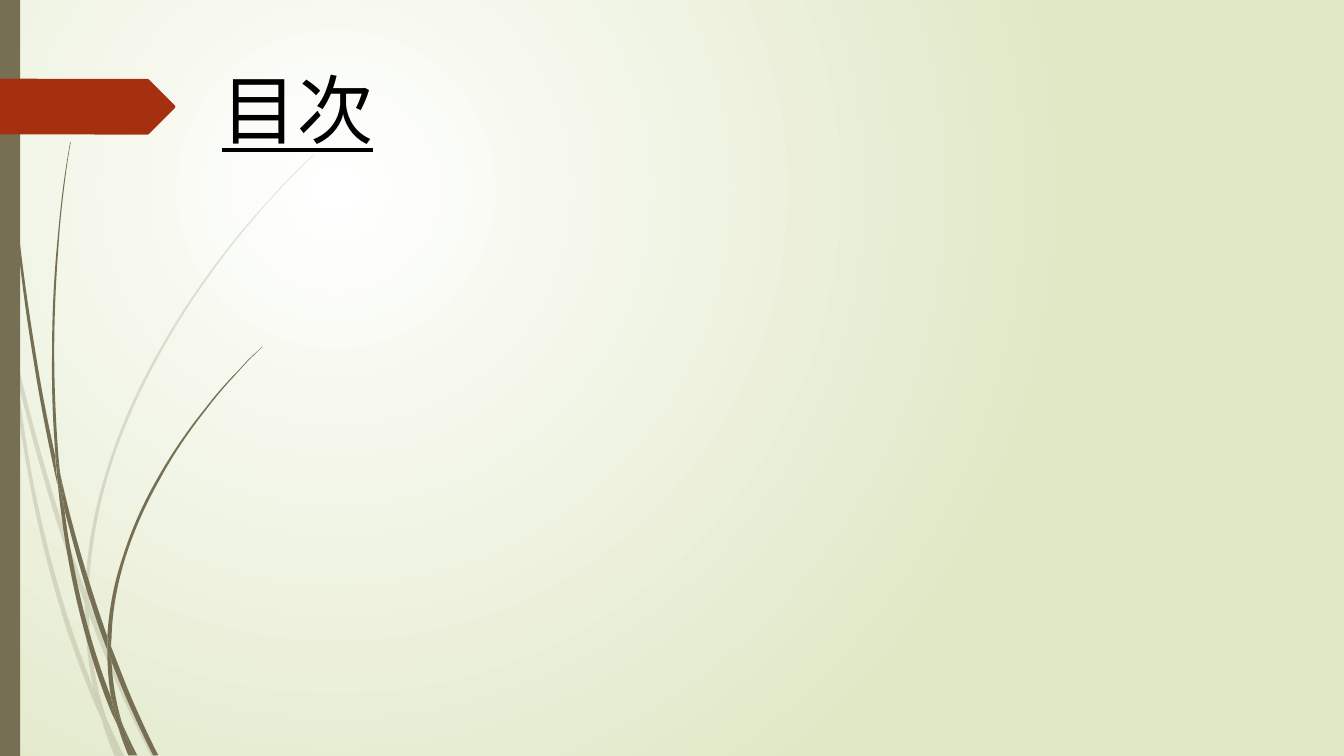
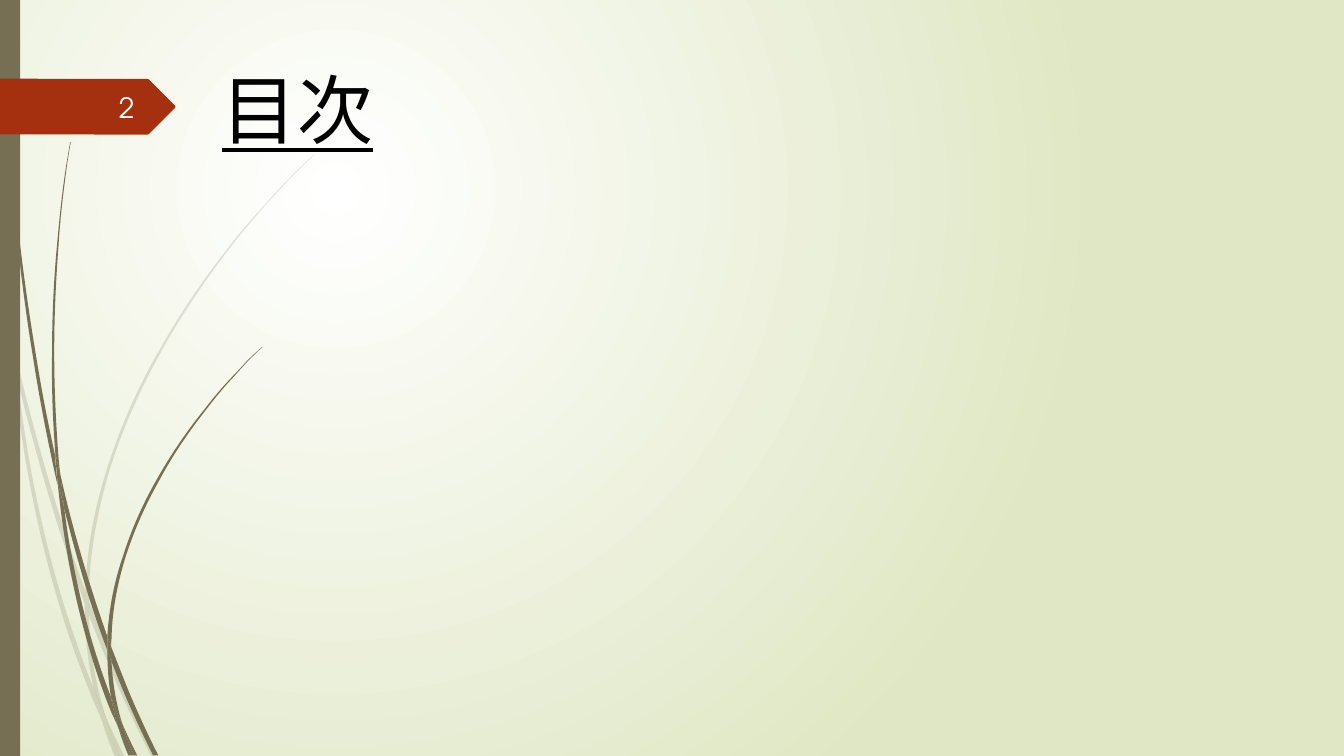
Before and after one commit to tmkttmkt/DevilTRex, a slide deck: slide 2 of その他/夏休みの課題のゲーム/GODAIGOisME_by森田/夏課題_ネットワーク技術/発表用.pptx. Drawn at 1344x756 pixels with LibreOffice and Linux fonts; fonts in the diff are those of the drawing. Boxes give left, top, right and bottom in pixels: in the first picture for what was removed or moved away, otherwise in the second. Text is boxed around its words. In the diff, an @@ line names an element or a change of style, - is before the commit and + after.

```diff
--- a/その他/夏休みの課題のゲーム/GODAIGOisME_by森田/夏課題_ネットワーク技術/発表用.pptx
+++ b/その他/夏休みの課題のゲーム/GODAIGOisME_by森田/夏課題_ネットワーク技術/発表用.pptx
@@ page number added at [119, 97, 135, 118], 20 pt, text #FEFFFF @@
+2
```
Also in this commit, not shown: 2 other slides changed, 4 slides added, 1 slide removed, 11 other files.
